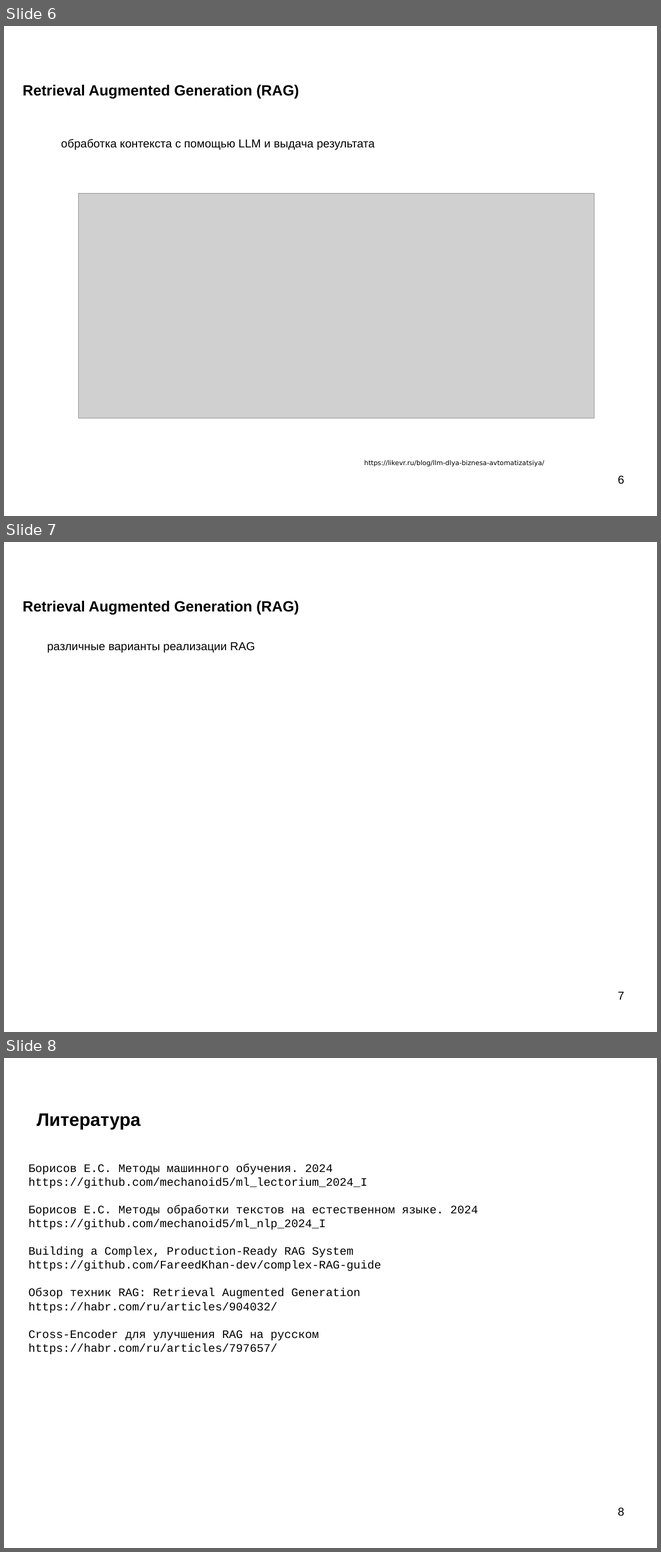
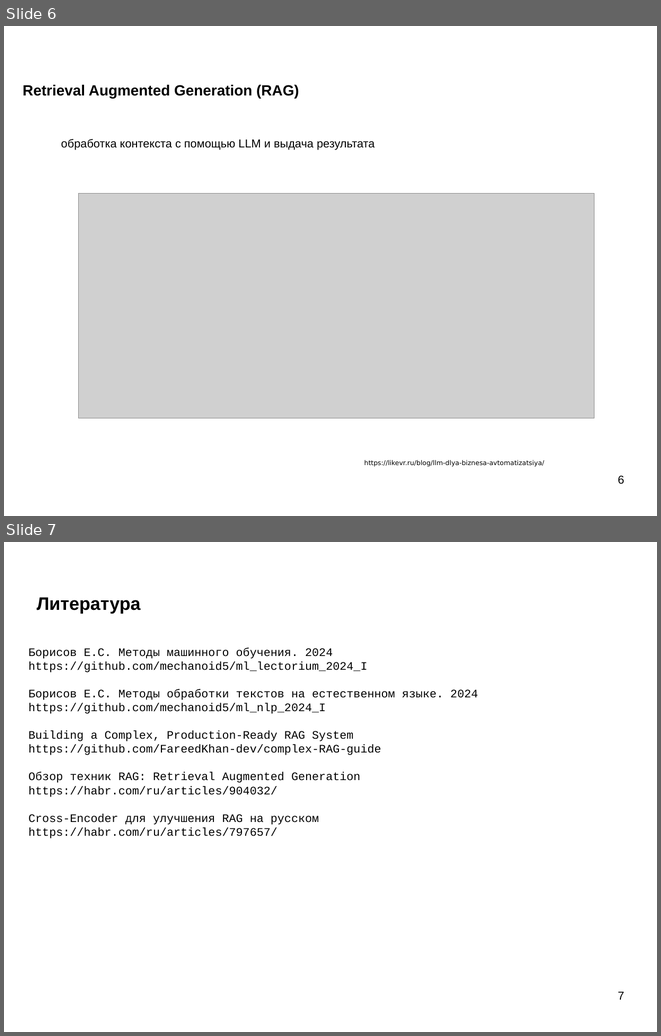
Before and after one commit to mechanoid5/ml_nlp_2025_I, a slide deck: 11-rag.odp. Shown one above the other, each under a label of ours: slides 6, 7 and 8 before the commit, slides 6 and 7 after it. The pictures are 661x1552 and 661x1036 pixels, drawn with LibreOffice and Linux fonts; fonts in the diff are those of the drawing; grey boxes stand for pictures; background and template pictures are left out. Boxes give left, top, right and bottom in pixels: in the first picture for what was removed or moved away, otherwise in the second. Text is boxed around its words. In the diff, an @@ line names an element or a change of style, - is before the commit and + after.

```diff
--- a/11-rag.odp
+++ b/11-rag.odp
@@ slide 7 removed at [4,542,657,1032], background picture (left out) @@
@@ title removed at [23,600,299,614] @@
-Retrieval Augmented Generation (RAG)
@@ text removed at [47,642,255,653] @@
-различные варианты реализации RAG
@@ page number removed at [618,991,624,999] @@
-7
@@ what was slide 8 is now slide 7 @@
@@ page number at [618,991,624,999]: text changed @@
-8
+7
```
Also in this commit, not shown: 7 other files.
